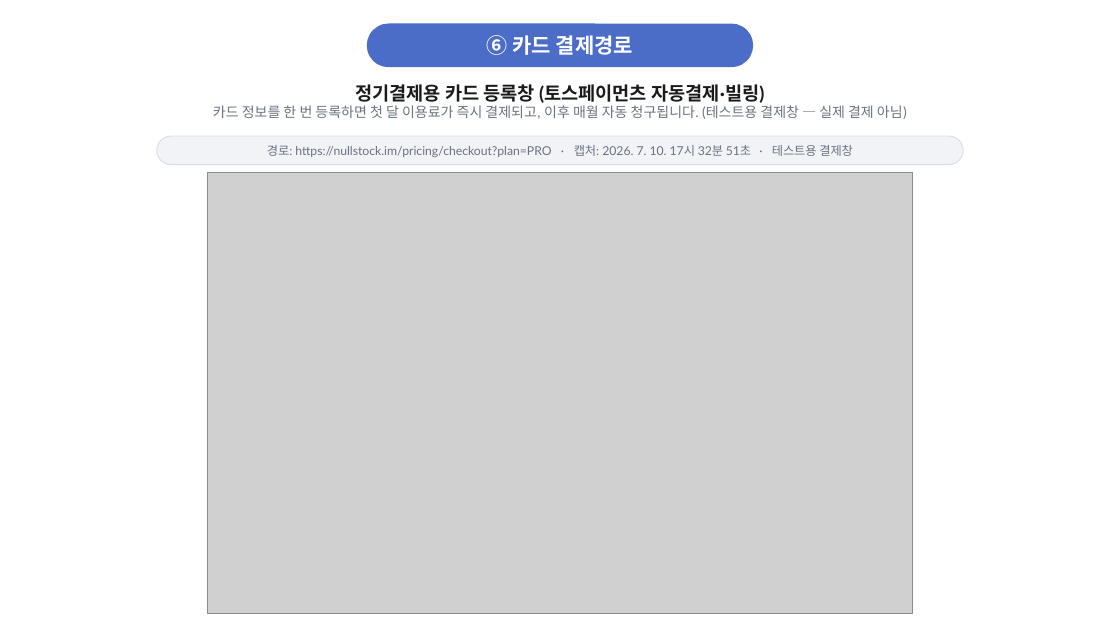
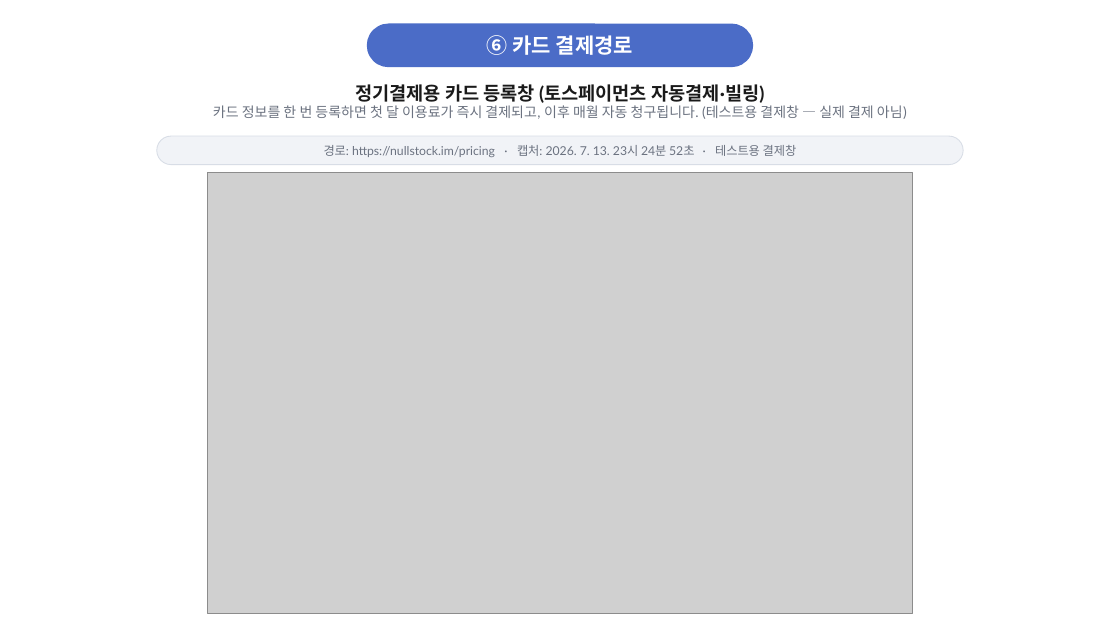
Before and after one commit to eungene0204/simons, a slide deck: slide 8 of 널스탁_결제경로_파일.pptx. Drawn at 1120x630 pixels with LibreOffice and Linux fonts; fonts in the diff are those of the drawing; grey boxes stand for pictures. Boxes give left, top, right and bottom in pixels: in the first picture for what was removed or moved away, otherwise in the second. Text is boxed around its words. In the diff, an @@ line names an element or a change of style, - is before the commit and + after.

```diff
--- a/널스탁_결제경로_파일.pptx
+++ b/널스탁_결제경로_파일.pptx
@@ text in rounded rectangle at (x1=324, y1=145, x2=797, y2=157): text changed @@
-경로: https://nullstock.im/pricing/checkout?plan=PRO · 캡처: 2026. 7. 10. 17시 32분 51초 · 테스트용 결제창
+경로: https://nullstock.im/pricing · 캡처: 2026. 7. 13. 23시 24분 52초 · 테스트용 결제창
```
Also in this commit, not shown: 7 other slides changed, 18 other files.
